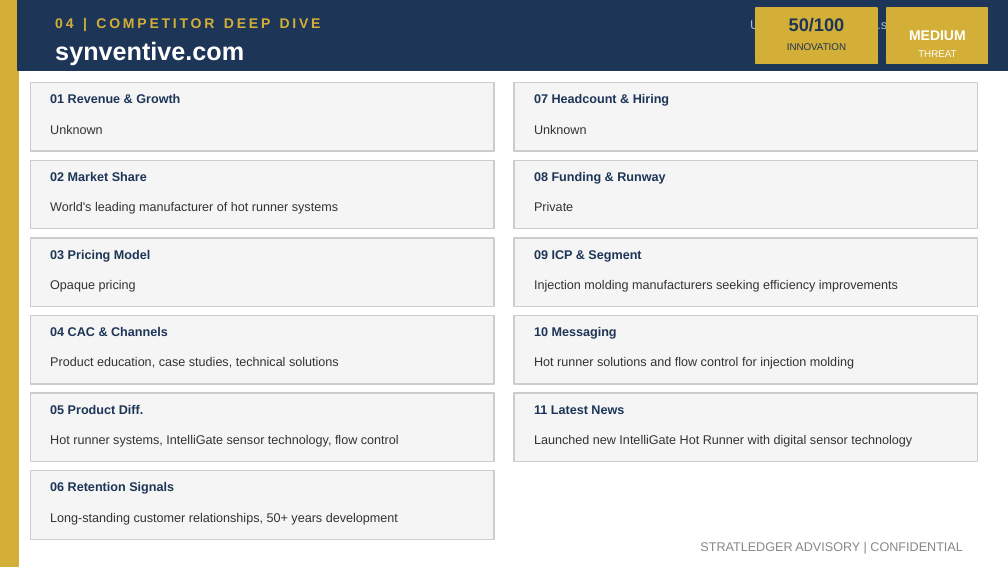
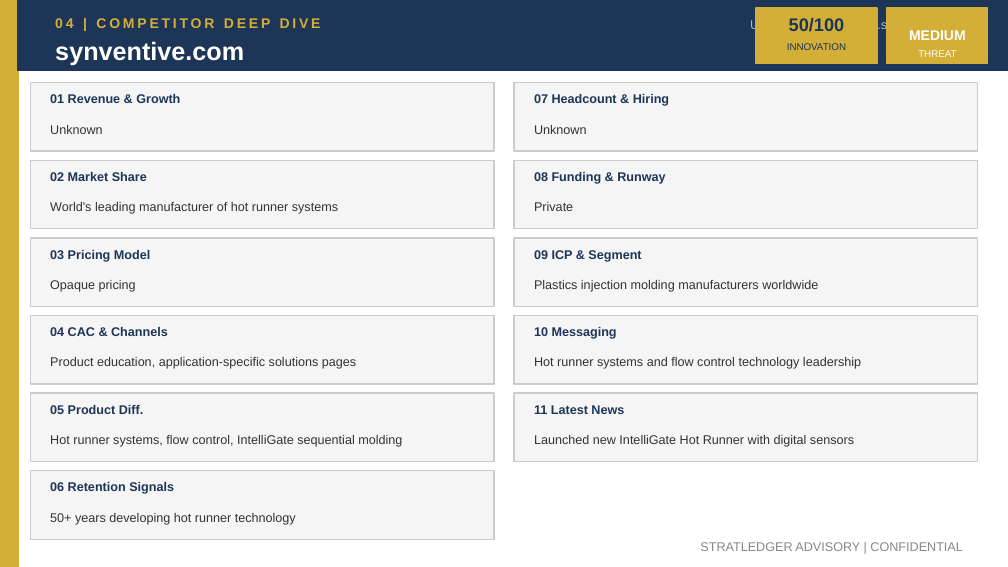
Before and after one commit to apexmakeshop-dot/droplet-commands, a slide deck: slide 8 of mesh_bioplastics_CI_Report.pptx. Drawn at 1008x567 pixels with LibreOffice and Linux fonts; fonts in the diff are those of the drawing. Boxes give left, top, right and bottom in pixels: in the first picture for what was removed or moved away, otherwise in the second. Text is boxed around its words. In the diff, an @@ line names an element or a change of style, - is before the commit and + after.

```diff
--- a/mesh_bioplastics_CI_Report.pptx
+++ b/mesh_bioplastics_CI_Report.pptx
@@ text at (534,280,818,292): text changed @@
-Injection molding manufacturers seeking efficiency improvements
+Plastics injection molding manufacturers worldwide
@@ text at (50,357,356,369): text changed @@
-Product education, case studies, technical solutions
+Product education, application-specific solutions pages
@@ text at (534,357,861,369): text changed @@
-Hot runner solutions and flow control for injection molding
+Hot runner systems and flow control technology leadership
@@ text at (50,435,402,447): text changed @@
-Hot runner systems, IntelliGate sensor technology, flow control
+Hot runner systems, flow control, IntelliGate sequential molding
@@ text at (534,435,854,447): text changed @@
-Launched new IntelliGate Hot Runner with digital sensor technology
+Launched new IntelliGate Hot Runner with digital sensors
@@ text at (50,513,296,525): text changed @@
-Long-standing customer relationships, 50+ years development
+50+ years developing hot runner technology
```
Also in this commit, not shown: 4 other slides changed.
